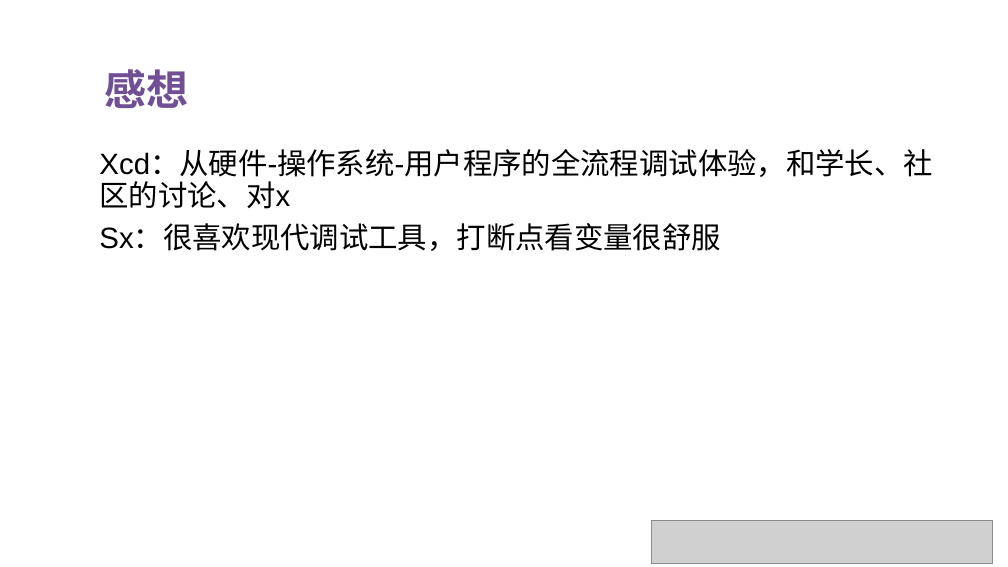
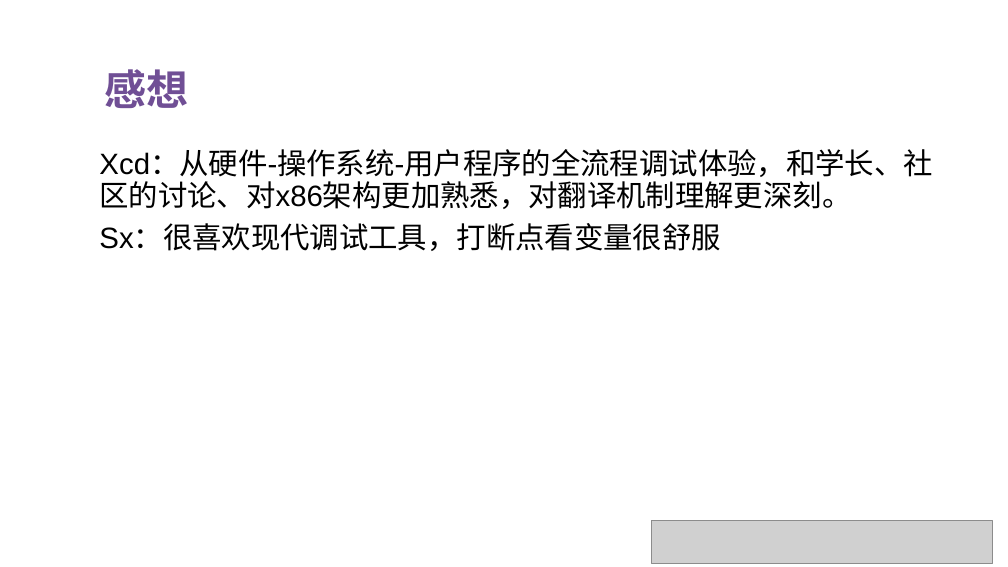
Before and after one commit to OS-F-4/usr-intr, a slide deck: slide 17 of ppt/2022-6-11.pptx (slide 16 before the commit). Drawn at 1008x567 pixels with LibreOffice and Linux fonts; fonts in the diff are those of the drawing; grey boxes stand for pictures. Boxes give left, top, right and bottom in pixels: in the first picture for what was removed or moved away, otherwise in the second. Text is boxed around its words. In the diff, an @@ line names an element or a change of style, - is before the commit and + after.

```diff
--- a/ppt/2022-6-11.pptx
+++ b/ppt/2022-6-11.pptx
@@ text at [99, 151, 932, 209]: text changed @@
-Xcd：从硬件-操作系统-用户程序的全流程调试体验，和学长、社区的讨论、对x
+Xcd：从硬件-操作系统-用户程序的全流程调试体验，和学长、社区的讨论、对x86架构更加熟悉，对翻译机制理解更深刻。
```
Also in this commit, not shown: 2 other slides changed, 1 slide added.
